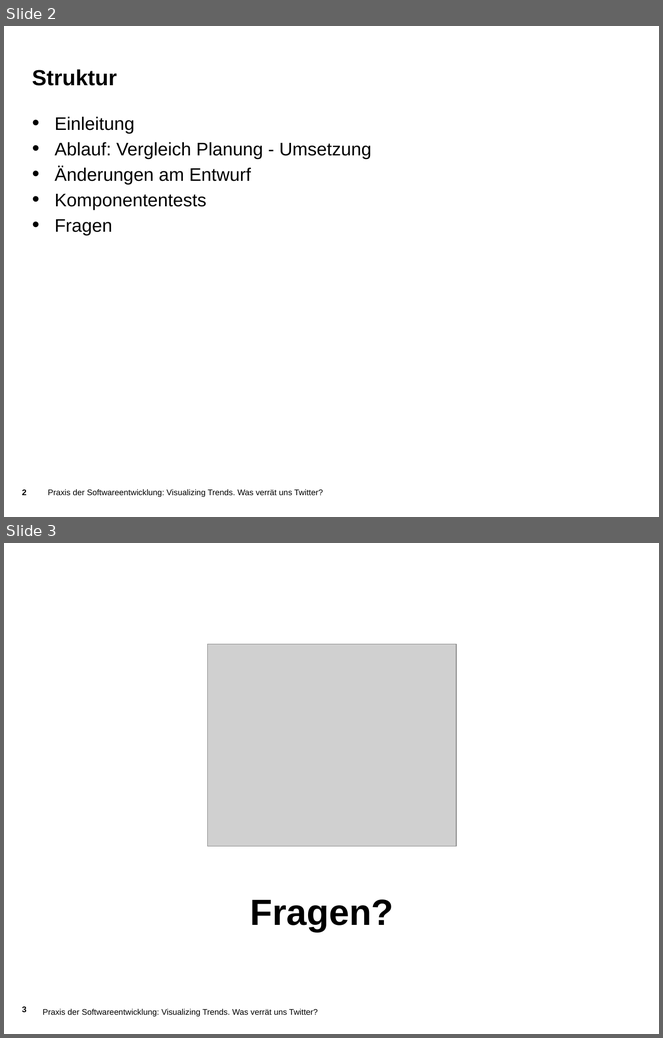
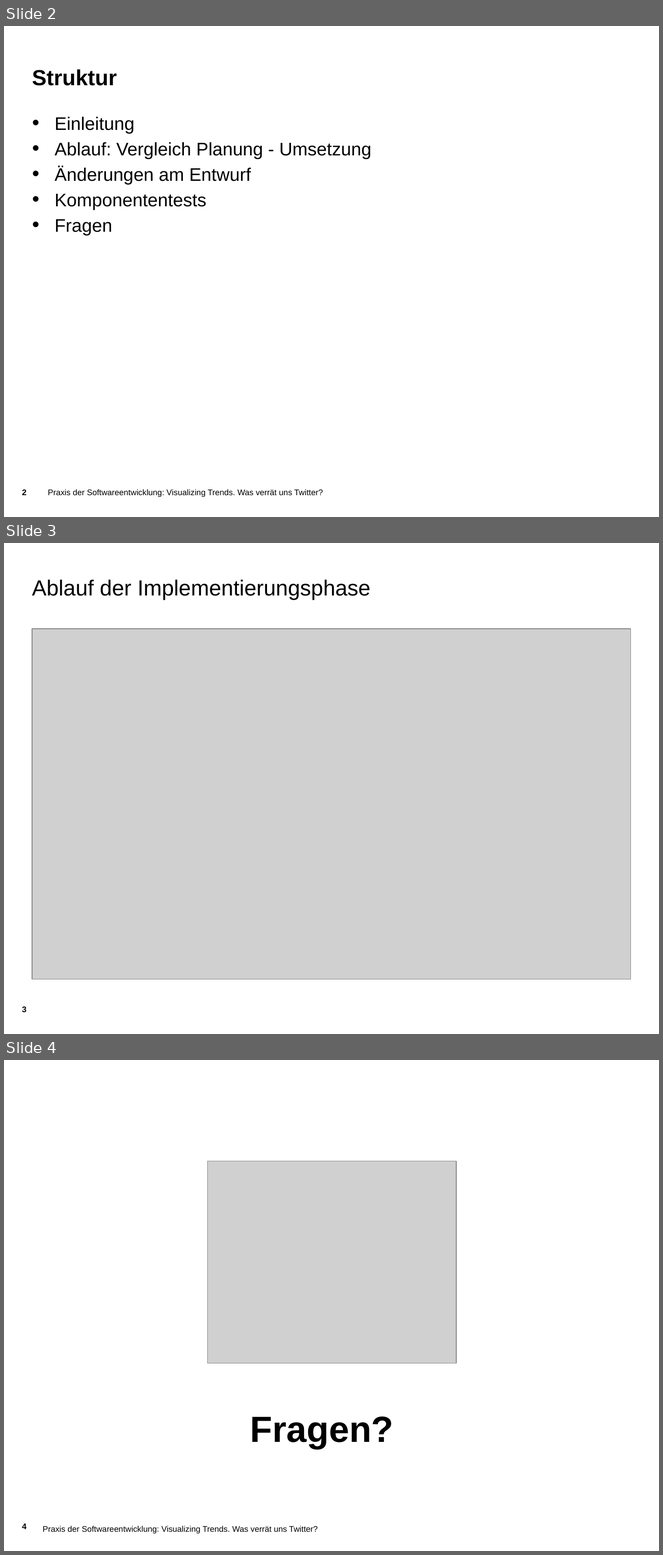
Before and after one commit to jaasmiin/twitterPSE, a slide deck: doc/implementierung/pres/pres.odp. Shown one above the other, each under a label of ours: slides 2 and 3 before the commit, slides 2, 3 and 4 after it. The pictures are 663x1038 and 663x1555 pixels, drawn with LibreOffice and Linux fonts; fonts in the diff are those of the drawing; grey boxes stand for pictures; background and template pictures are left out. Boxes give left, top, right and bottom in pixels: in the first picture for what was removed or moved away, otherwise in the second. Text is boxed around its words. In the diff, an @@ line names an element or a change of style, - is before the commit and + after.

```diff
--- a/doc/implementierung/pres/pres.odp
+++ b/doc/implementierung/pres/pres.odp
@@ slide 3 added at (4, 543, 659, 1034), background picture (left out); not listed: 1 template element that a slide beside it also shows @@
@@ title added at (32, 579, 371, 600), 24 pt, text #000000 @@
+Ablauf der Implementierungsphase
@@ picture added at (32, 629, 631, 979) @@
@@ what was slide 3 is now slide 4 @@
@@ page number at (22, 1524, 27, 1530): text changed @@
-3
+4
```
Also in this commit, not shown: 1 other file.
